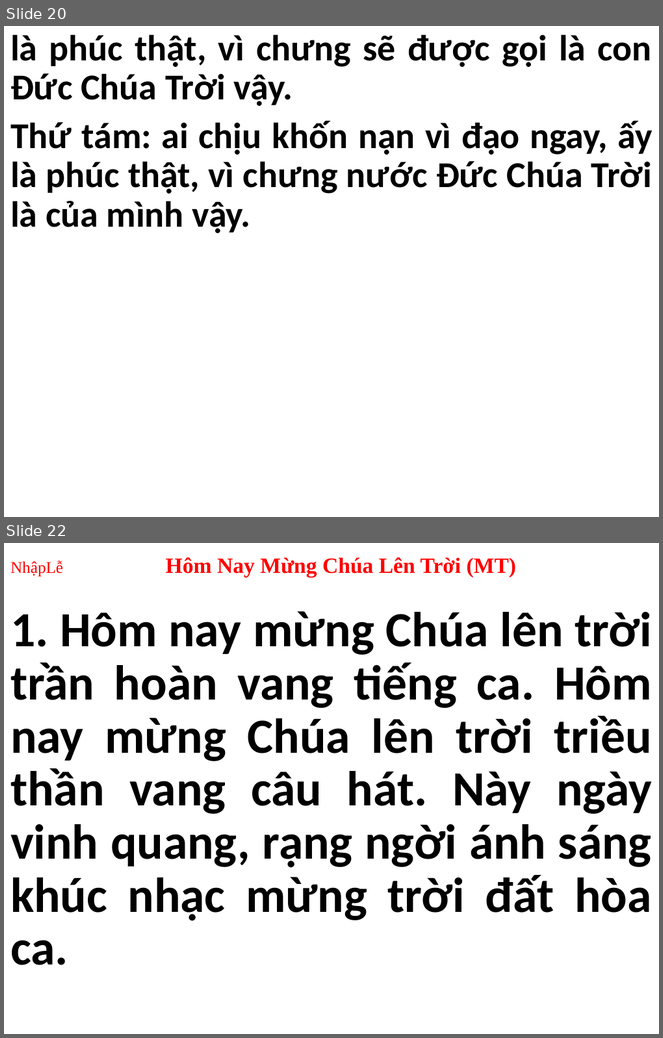
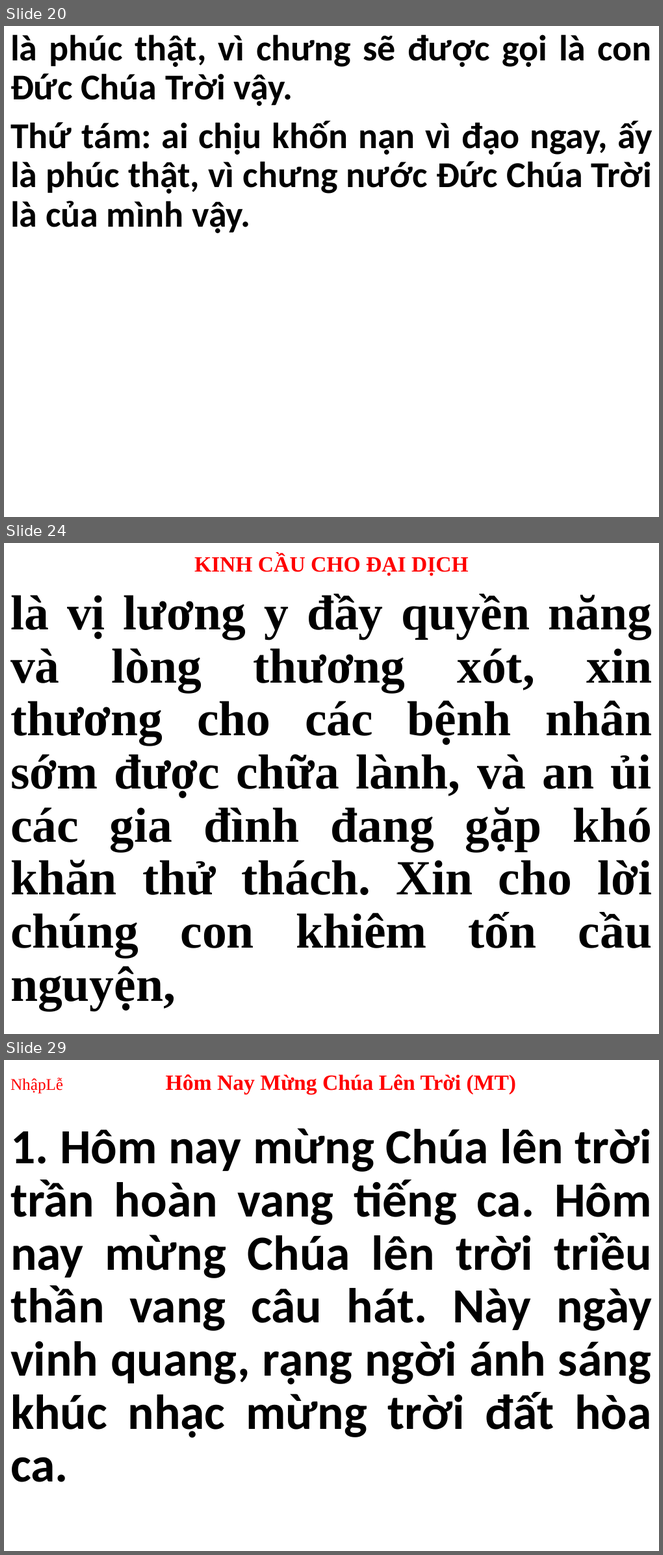
Before and after one commit to webfullstack99/usb-songs, a slide deck: CN.pptx. Shown one above the other, each under a label of ours: slides 20 and 22 before the commit, slides 20, 24 and 29 after it; the slides between them are not shown. The pictures are 663x1038 and 663x1555 pixels, drawn with LibreOffice and Linux fonts; fonts in the diff are those of the drawing. Boxes give left, top, right and bottom in pixels: in the first picture for what was removed or moved away, otherwise in the second. Text is boxed around its words. In the diff, an @@ line names an element or a change of style, - is before the commit and + after.

```diff
--- a/CN.pptx
+++ b/CN.pptx
@@ slide 24 added at (4, 543, 659, 1034), background #FFFFFF @@
@@ title added at (194, 554, 469, 575), 24 pt, text #FF0000, bold @@
+KINH CẦU CHO ĐẠI DỊCH
@@ subtitle added at (10, 594, 653, 1011), 54 pt, text #000000, bold @@
+là vị lương y đầy quyền năng và lòng thương xót, xin thương cho các bệnh nhân sớm được chữa lành, và an ủi các gia đình đang gặp khó khăn thử thách. Xin cho lời chúng con khiêm tốn cầu nguyện,
@@ what was slide 22 is now slide 29 @@
```
Also in this commit, not shown: 2 slides changed, 6 other slides added, 3 other files.
